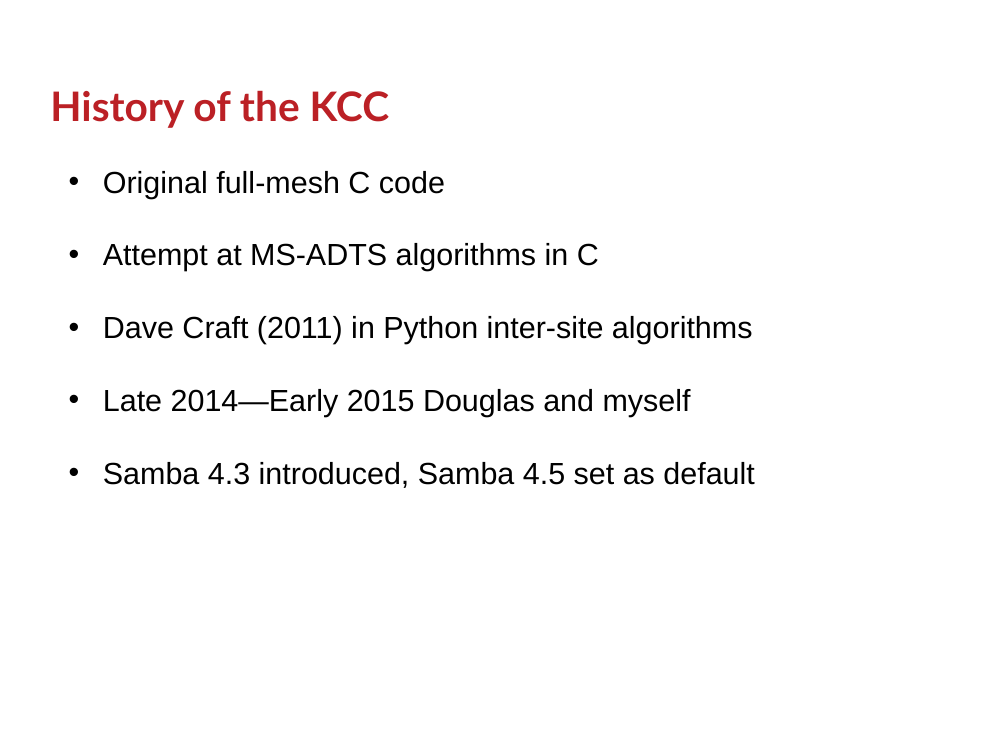
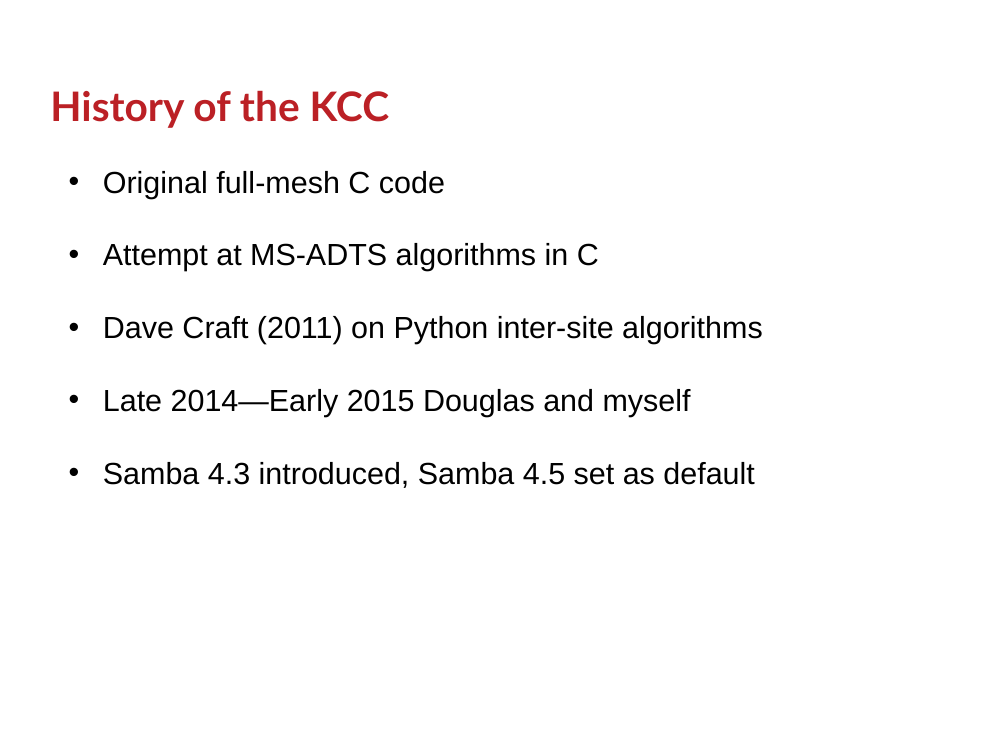
Before and after one commit to GSam/Slides, a slide deck: slide 7 of Samba KCC.pptx. Drawn at 1008x756 pixels with LibreOffice and Linux fonts; fonts in the diff are those of the drawing; background and template pictures are left out. Boxes give left, top, right and bottom in pixels: in the first picture for what was removed or moved away, otherwise in the second. Text is boxed around its words. In the diff, an @@ line names an element or a change of style, - is before the commit and + after.

```diff
--- a/Samba KCC.pptx
+++ b/Samba KCC.pptx
@@ text at (103,316,763,344): text changed @@
-• Dave Craft (2011) in Python inter-site algorithms
+• Dave Craft (2011) on Python inter-site algorithms
```
Also in this commit, not shown: 4 other slides changed, 4 slides added, 2 slides removed, 1 other file.
